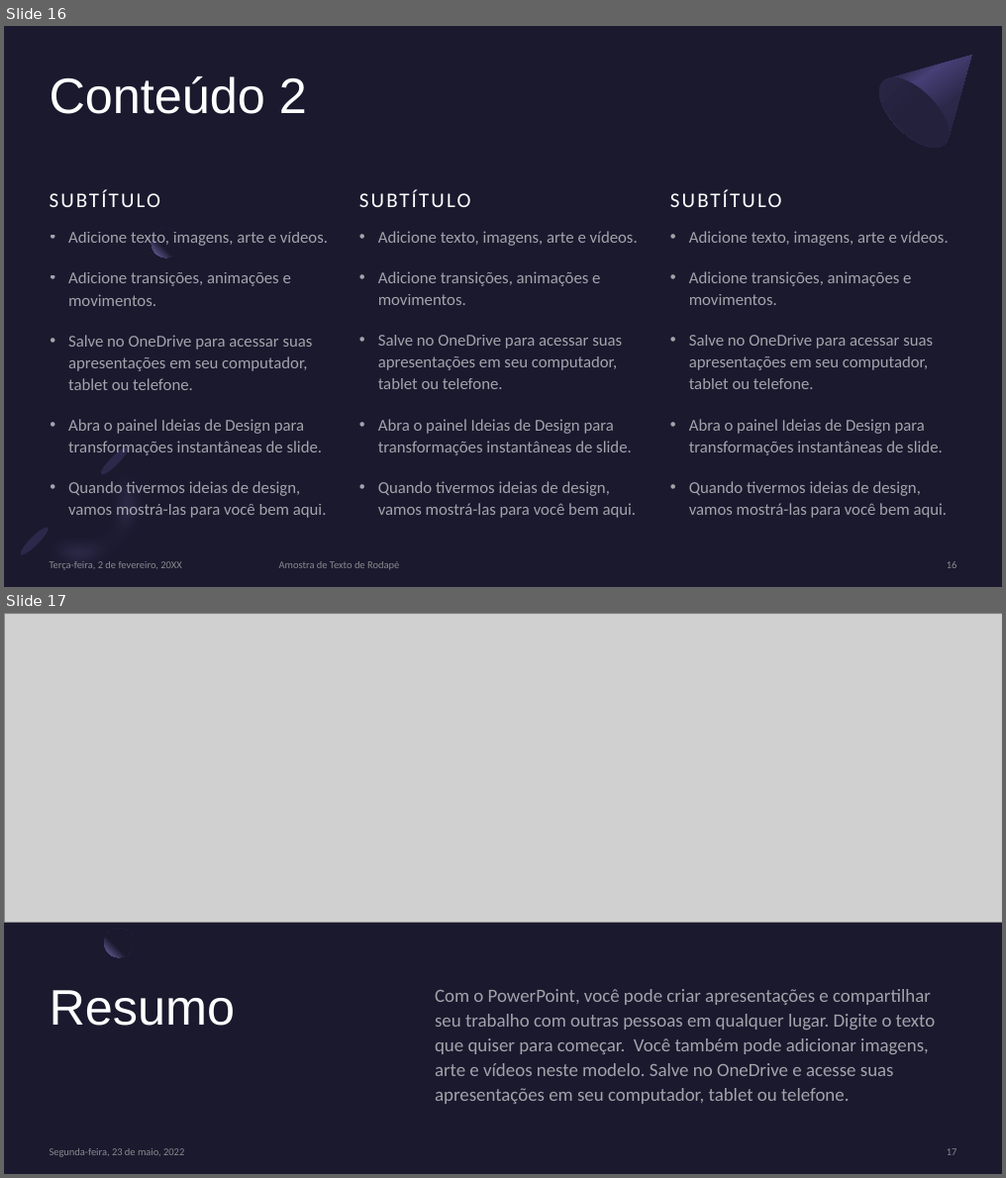
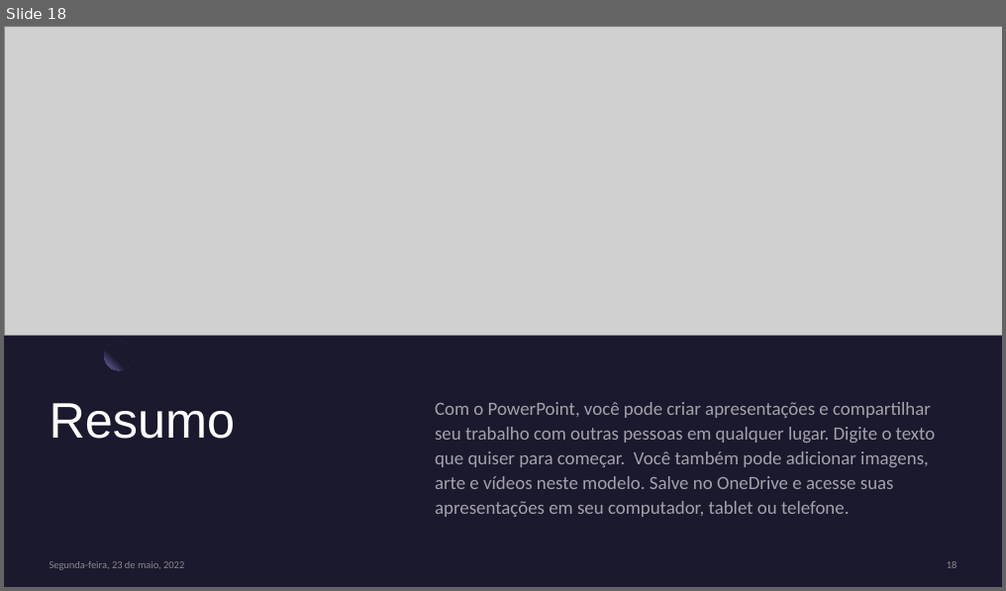
Before and after one commit to lidiambsouza/price_properties, a slide deck: Modelo Imobiliário.pptx. Shown one above the other, each under a label of ours: slides 16 and 17 before the commit, slide 18 after it. The pictures are 1006x1178 and 1006x591 pixels, drawn with LibreOffice and Linux fonts; fonts in the diff are those of the drawing; grey boxes stand for pictures. Boxes give left, top, right and bottom in pixels: in the first picture for what was removed or moved away, otherwise in the second. Text is boxed around its words. In the diff, an @@ line names an element or a change of style, - is before the commit and + after.

```diff
--- a/Modelo Imobiliário.pptx
+++ b/Modelo Imobiliário.pptx
@@ slide 16 removed at bbox=[4, 26, 1002, 587], background #1B192E @@
@@ freeform shape removed at bbox=[867, 26, 1002, 160] @@
@@ title removed at bbox=[50, 76, 307, 114] @@
-Conteúdo 2
@@ ellipse removed at bbox=[867, 66, 960, 160] @@
@@ text removed at bbox=[49, 168, 341, 212] @@
-SUBTÍTULO
@@ text removed at bbox=[359, 168, 651, 212] @@
-SUBTÍTULO
@@ text removed at bbox=[670, 168, 962, 212] @@
-SUBTÍTULO
@@ text removed at bbox=[68, 232, 328, 518] @@
-• Adicione texto, imagens, arte e vídeos.
-• Adicione transições, animações e movimentos.
-• Salve no OneDrive para acessar suas apresentações em seu computador, tablet ou telefone.
-• Abra o painel Ideias de Design para transformações instantâneas de slide.
-• Quando tivermos ideias de design, vamos mostrá-las para você bem aqui.
@@ ellipse removed at bbox=[152, 228, 180, 258] @@
@@ text removed at bbox=[378, 231, 638, 518] @@
-• Adicione texto, imagens, arte e vídeos.
-• Adicione transições, animações e movimentos.
-• Salve no OneDrive para acessar suas apresentações em seu computador, tablet ou telefone.
-• Abra o painel Ideias de Design para transformações instantâneas de slide.
-• Quando tivermos ideias de design, vamos mostrá-las para você bem aqui.
@@ text removed at bbox=[689, 231, 948, 518] @@
-• Adicione texto, imagens, arte e vídeos.
-• Adicione transições, animações e movimentos.
-• Salve no OneDrive para acessar suas apresentações em seu computador, tablet ou telefone.
-• Abra o painel Ideias de Design para transformações instantâneas de slide.
-• Quando tivermos ideias de design, vamos mostrá-las para você bem aqui.
@@ freeform shape removed at bbox=[13, 439, 183, 587] @@
@@ ellipse removed at bbox=[98, 445, 132, 478] @@
@@ ellipse removed at bbox=[18, 525, 52, 558] @@
@@ text removed at bbox=[50, 562, 182, 570] @@
-Terça-feira, 2 de fevereiro, 20XX
@@ text removed at bbox=[279, 562, 399, 570] @@
-Amostra de Texto de Rodapé
@@ page number removed at bbox=[946, 562, 957, 569] @@
-16
@@ what was slide 17 is now slide 18 @@
@@ page number at bbox=[946, 562, 957, 569]: text changed @@
-17
+18
```
Also in this commit, not shown: 4 slides changed, 5 slides added, 3 other slides removed.
